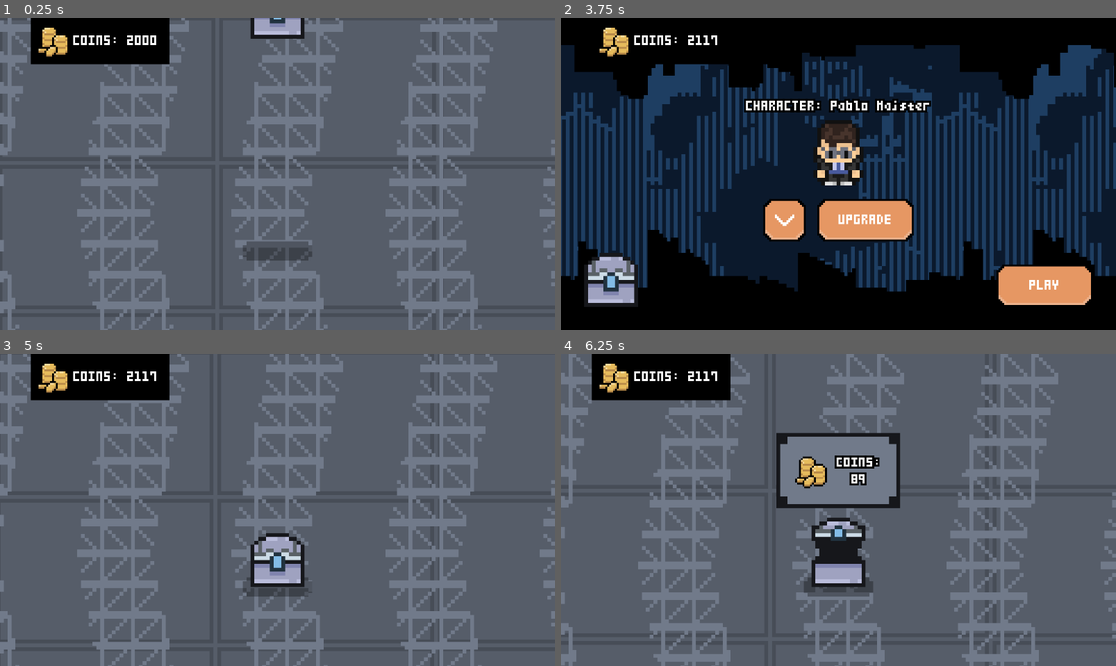
Above: before the commit, frames 1-4 (two rows, left to right).
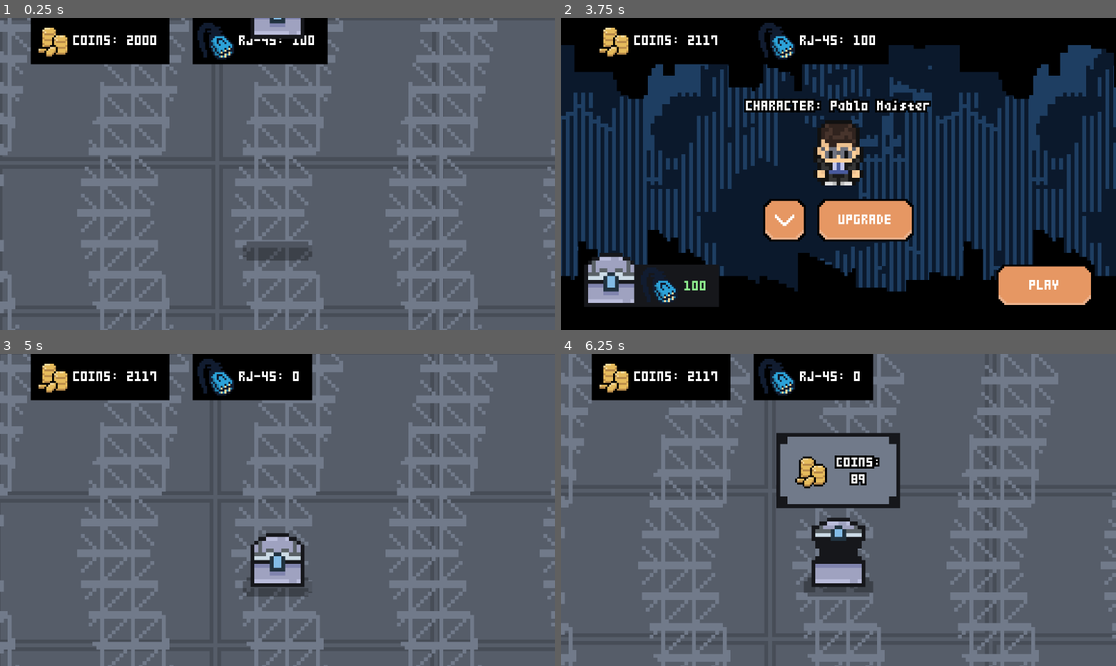
Above: after the commit, the same moments.

Repository: ppaluchowski64/SCI-Stars
Game: Godot game, scene res://scenes/loot_box.tscn
Same seed, same stepped clock (60 frames per second), same inputs: the game is played once before the commit and once after it. This scene is started directly instead of the project's main scene.
Inputs (mouse positions are in pixels of both pictures, inside the frame that each line leads up to):
- Up to frame 1 (0.25 s): no input
- Up to frame 2 (3.75 s): move the mouse to (960, 158) at 0.52 s; hold D (right) 0.53-1.28 s; click (960, 158) at 0.6 s; move the mouse to (727, 189) at 1.27 s; hold S (down) 1.28-2.03 s; right-click (727, 189) at 1.35 s; move the mouse to (894, 105) at 2.02 s; hold D (right) 2.03-2.78 s; click (894, 105) at 2.1 s; move the mouse to (810, 236) at 2.77 s; hold W (up) 2.78-3.53 s; right-click (810, 236) at 2.85 s; move the mouse to (1005, 220) at 3.52 s; hold A (left) from 3.53 s (still down); click (1005, 220) at 3.6 s
- Up to frame 3 (5 s): release A (left) at 4.25 s; click (49, 616) at 4.25 s
- Up to frame 4 (6.25 s): move the mouse to (672, 463) at 5.02 s; hold A (left) 5.03-5.78 s; right-click (672, 463) at 5.1 s; move the mouse to (866, 510) at 5.77 s; hold S (down) from 5.78 s (still down); click (866, 510) at 5.85 s

The runs differ from the first frame. In frame 1, 3.0% of the frame differs, in the area x 34-60%, y 0-15%; in frame 2, 3.1%; in frame 3, 3.2%, in the area x 34-57%, y 0-15%; in frame 4, 3.2%.

Commit message:
Add plugs currency, for acquiring loot boxes

Diff:
--- a/game/project.godot
+++ b/game/project.godot
@@ -59,6 +59,16 @@
 "events": [Object(InputEventMouseButton,"resource_local_to_scene":false,"resource_name":"","device":-1,"window_id":0,"a …(257 unchanged characters)…
 ]
 }
+debug_1={
+"deadzone": 0.5,
+"events": [Object(InputEventKey,"resource_local_to_scene":false,"resource_name":"","device":-1,"window_id":0,"alt_pressed":false,"shift_pressed":false,"ctrl_pressed":true,"meta_pressed":false,"pressed":false,"keycode":0,"physical_keycode":49,"key_label":0,"unicode":0,"location":0,"echo":false,"script":null)
+]
+}
+debug_2={
+"deadzone": 0.5,
+"events": [Object(InputEventKey,"resource_local_to_scene":false,"resource_name":"","device":-1,"window_id":0,"alt_pressed":false,"shift_pressed":false,"ctrl_pressed":true,"meta_pressed":false,"pressed":false,"keycode":0,"physical_keycode":50,"key_label":0,"unicode":0,"location":0,"echo":false,"script":null)
+]
+}
 
 [rendering]
 
--- a/game/scenes/battle.tscn
+++ b/game/scenes/battle.tscn
@@ -473,7 +473,7 @@
 [node name="Battle" type="Node2D"]
 script = ExtResource("1_f75g0")
 
-[node name="Camera2D" type="Camera2D" parent="." node_paths=PackedStringArray("players")]
+[node name="Camera2D" type="Camera2D" parent="." node_paths=PackedStringArray("players") groups=["camera"]]
 script = ExtResource("3_m8bpv")
 players = NodePath("../Players")
 
@@ -662,7 +662,7 @@
 anchor_bottom = 0.5
 offset_left = 64.0
 offset_top = -180.0
-offset_right = 304.0
+offset_right = 323.0
 offset_bottom = 180.0
 grow_vertical = 2
 size_flags_horizontal = 0
@@ -681,6 +681,50 @@
 size_flags_vertical = 0
 theme = SubResource("Theme_yve2r")
 text = "Rank: -"
+metadata/_edit_use_anchors_ = true
+
+[node name="Kills" type="Node2D" parent="EndScreen/ColorRect"]
+position = Vector2(24, 80)
+scale = Vector2(4, 4)
+
+[node name="Label" type="Label" parent="EndScreen/ColorRect/Kills"]
+material = SubResource("ShaderMaterial_bs0a1")
+offset_right = 28.0
+offset_bottom = 6.0
+size_flags_horizontal = 0
+size_flags_vertical = 0
+theme = SubResource("Theme_yve2r")
+text = "Kills: -"
+metadata/_edit_use_anchors_ = true
+
+[node name="Bonus" type="Node2D" parent="EndScreen/ColorRect"]
+position = Vector2(24, 136)
+scale = Vector2(4, 4)
+
+[node name="Label" type="Label" parent="EndScreen/ColorRect/Bonus"]
+material = SubResource("ShaderMaterial_bs0a1")
+offset_right = 28.0
+offset_bottom = 6.0
+size_flags_horizontal = 0
+size_flags_vertical = 0
+theme = SubResource("Theme_yve2r")
+text = "Top placement
+bonus: -"
+metadata/_edit_use_anchors_ = true
+
+[node name="Tokens" type="Node2D" parent="EndScreen/ColorRect"]
+position = Vector2(24, 280)
+scale = Vector2(4, 4)
+
+[node name="Label" type="Label" parent="EndScreen/ColorRect/Tokens"]
+material = SubResource("ShaderMaterial_bs0a1")
+offset_right = 28.0
+offset_bottom = 6.0
+size_flags_horizontal = 0
+size_flags_vertical = 0
+theme = SubResource("Theme_yve2r")
+text = "Total plugs:
+-"
 metadata/_edit_use_anchors_ = true
 
 [node name="AnimationPlayer" type="AnimationPlayer" parent="EndScreen"]
--- a/game/scenes/lobby.tscn
+++ b/game/scenes/lobby.tscn
@@ -13,8 +13,13 @@
 [ext_resource type="PackedScene" uid="uid://osklob3vwxx3" path="res://scenes/upgrade.tscn" id="10_say53"]
 [ext_resource type="Texture2D" uid="uid://byalpowexrkof" path="res://graphics/characters/jackflower/player.png" id="11_m1sns"]
 [ext_resource type="Texture2D" uid="uid://cm26og86ytcnc" path="res://graphics/UI/icons/money.png" id="11_uejoe"]
+[ext_resource type="Texture2D" uid="uid://dptmt2ajlx2jf" path="res://graphics/UI/icons/connector.png" id="14_q6qq2"]
 
 [sub_resource type="Theme" id="Theme_6pyji"]
+default_font = ExtResource("4_358r0")
+default_font_size = 20
+
+[sub_resource type="Theme" id="Theme_q6qq2"]
 default_font = ExtResource("4_358r0")
 default_font_size = 20
 
@@ -136,7 +141,33 @@
 size_flags_horizontal = 0
 size_flags_vertical = 8
 
-[node name="Sprite2D" type="Sprite2D" parent="UserInterface/MarginContainer/LootBox"]
+[node name="ColorRect" type="ColorRect" parent="UserInterface/MarginContainer/LootBox"]
+layout_mode = 1
+anchors_preset = 2
+anchor_top = 1.0
+anchor_bottom = 1.0
+offset_top = -88.0
+offset_right = 280.0
+grow_vertical = 0
+color = Color(0.0862745, 0.0901961, 0.105882, 1)
+
+[node name="Label" type="Label" parent="UserInterface/MarginContainer/LootBox"]
+layout_mode = 0
+offset_left = 208.0
+offset_top = -54.0
+offset_right = 256.0
+offset_bottom = -30.0
+theme = SubResource("Theme_q6qq2")
+text = "100"
+vertical_alignment = 1
+metadata/_edit_use_anchors_ = true
+
+[node name="TokenSprite" type="Sprite2D" parent="UserInterface/MarginContainer/LootBox"]
+position = Vector2(156, -44)
+scale = Vector2(4, 4)
+texture = ExtResource("14_q6qq2")
+
+[node name="BoxSprite" type="Sprite2D" parent="UserInterface/MarginContainer/LootBox"]
 scale = Vector2(8, 8)
 texture = ExtResource("6_dyhay")
 offset = Vector2(7, -9)
@@ -588,22 +619,26 @@
 
 [node name="ReasourcesInterface" type="CanvasLayer" parent="."]
 
-[node name="CoinsContainer" type="PanelContainer" parent="ReasourcesInterface"]
+[node name="HBoxContainer" type="HBoxContainer" parent="ReasourcesInterface"]
 offset_left = 64.0
-offset_right = 336.0
+offset_right = 688.0
 offset_bottom = 96.0
-
-[node name="ColorRect" type="ColorRect" parent="ReasourcesInterface/CoinsContainer"]
+theme_override_constants/separation = 48
+
+[node name="CoinsContainer" type="PanelContainer" parent="ReasourcesInterface/HBoxContainer"]
+layout_mode = 2
+
+[node name="ColorRect" type="ColorRect" parent="ReasourcesInterface/HBoxContainer/CoinsContainer"]
 layout_mode = 2
 size_flags_horizontal = 3
 color = Color(0, 0, 0, 1)
 
-[node name="Sprite2D" type="Sprite2D" parent="ReasourcesInterface/CoinsContainer"]
+[node name="Sprite2D" type="Sprite2D" parent="ReasourcesInterface/HBoxContainer/CoinsContainer"]
 position = Vector2(48, 48)
 scale = Vector2(4, 4)
 texture = ExtResource("11_uejoe")
 
-[node name="MarginContainer" type="MarginContainer" parent="ReasourcesInterface/CoinsContainer"]
+[node name="MarginContainer" type="MarginContainer" parent="ReasourcesInterface/HBoxContainer/CoinsContainer"]
 custom_minimum_size = Vector2(0, 96)
 layout_mode = 2
 theme_override_constants/margin_left = 88
@@ -611,10 +646,38 @@
 theme_override_constants/margin_right = 24
 theme_override_constants/margin_bottom = 24
 
-[node name="Label" type="Label" parent="ReasourcesInterface/CoinsContainer/MarginContainer"]
+[node name="Label" type="Label" parent="ReasourcesInterface/HBoxContainer/CoinsContainer/MarginContainer"]
 layout_mode = 2
 theme = SubResource("Theme_ut2vl")
 text = "COINS: 2000"
+vertical_alignment = 1
+metadata/_edit_use_anchors_ = true
+
+[node name="TokensContainer" type="PanelContainer" parent="ReasourcesInterface/HBoxContainer"]
+layout_mode = 2
+
+[node name="ColorRect" type="ColorRect" parent="ReasourcesInterface/HBoxContainer/TokensContainer"]
+layout_mode = 2
+size_flags_horizontal = 3
+color = Color(0, 0, 0, 1)
+
+[node name="Sprite2D" type="Sprite2D" parent="ReasourcesInterface/HBoxContainer/TokensContainer"]
+position = Vector2(48, 48)
+scale = Vector2(4, 4)
+texture = ExtResource("14_q6qq2")
+
+[node name="MarginContainer" type="MarginContainer" parent="ReasourcesInterface/HBoxContainer/TokensContainer"]
+custom_minimum_size = Vector2(0, 96)
+layout_mode = 2
+theme_override_constants/margin_left = 96
+theme_override_constants/margin_top = 24
+theme_override_constants/margin_right = 24
+theme_override_constants/margin_bottom = 24
+
+[node name="Label" type="Label" parent="ReasourcesInterface/HBoxContainer/TokensContainer/MarginContainer"]
+layout_mode = 2
+theme = SubResource("Theme_ut2vl")
+text = "PLUGS: 100"
 vertical_alignment = 1
 metadata/_edit_use_anchors_ = true
 
--- a/game/scenes/loot_box.tscn
+++ b/game/scenes/loot_box.tscn
@@ -6,6 +6,7 @@
 [ext_resource type="Texture2D" uid="uid://obn3lprv716v" path="res://graphics/misc/box_shadow.png" id="3_xkvc1"]
 [ext_resource type="Texture2D" uid="uid://cm26og86ytcnc" path="res://graphics/UI/icons/money.png" id="5_ie58p"]
 [ext_resource type="FontFile" uid="uid://6w8leq531kr1" path="res://fonts/TeenyTinyPixls-o2zo.ttf" id="6_rbqgs"]
+[ext_resource type="Texture2D" uid="uid://dptmt2ajlx2jf" path="res://graphics/UI/icons/connector.png" id="7_rbqgs"]
 
 [sub_resource type="StyleBoxFlat" id="StyleBoxFlat_i2dow"]
 draw_center = false
@@ -241,22 +242,26 @@
 
 [node name="ReasourcesInterface" type="CanvasLayer" parent="."]
 
-[node name="CoinsContainer" type="PanelContainer" parent="ReasourcesInterface"]
+[node name="HBoxContainer" type="HBoxContainer" parent="ReasourcesInterface"]
 offset_left = 64.0
-offset_right = 336.0
+offset_right = 688.0
 offset_bottom = 96.0
-
-[node name="ColorRect" type="ColorRect" parent="ReasourcesInterface/CoinsContainer"]
+theme_override_constants/separation = 48
+
+[node name="CoinsContainer" type="PanelContainer" parent="ReasourcesInterface/HBoxContainer"]
+layout_mode = 2
+
+[node name="ColorRect" type="ColorRect" parent="ReasourcesInterface/HBoxContainer/CoinsContainer"]
 layout_mode = 2
 size_flags_horizontal = 3
 color = Color(0, 0, 0, 1)
 
-[node name="Sprite2D" type="Sprite2D" parent="ReasourcesInterface/CoinsContainer"]
+[node name="Sprite2D" type="Sprite2D" parent="ReasourcesInterface/HBoxContainer/CoinsContainer"]
 position = Vector2(48, 48)
 scale = Vector2(4, 4)
 texture = ExtResource("5_ie58p")
 
-[node name="MarginContainer" type="MarginContainer" parent="ReasourcesInterface/CoinsContainer"]
+[node name="MarginContainer" type="MarginContainer" parent="ReasourcesInterface/HBoxContainer/CoinsContainer"]
 custom_minimum_size = Vector2(0, 96)
 layout_mode = 2
 theme_override_constants/margin_left = 88
@@ -264,9 +269,37 @@
 theme_override_constants/margin_right = 24
 theme_override_constants/margin_bottom = 24
 
-[node name="Label" type="Label" parent="ReasourcesInterface/CoinsContainer/MarginContainer"]
+[node name="Label" type="Label" parent="ReasourcesInterface/HBoxContainer/CoinsContainer/MarginContainer"]
 layout_mode = 2
 theme = SubResource("Theme_rm6d6")
 text = "COINS: 2000"
 vertical_alignment = 1
 metadata/_edit_use_anchors_ = true
+
+[node name="TokensContainer" type="PanelContainer" parent="ReasourcesInterface/HBoxContainer"]
+layout_mode = 2
+
+[node name="ColorRect" type="ColorRect" parent="ReasourcesInterface/HBoxContainer/TokensContainer"]
+layout_mode = 2
+size_flags_horizontal = 3
+color = Color(0, 0, 0, 1)
+
+[node name="Sprite2D" type="Sprite2D" parent="ReasourcesInterface/HBoxContainer/TokensContainer"]
+position = Vector2(48, 48)
+scale = Vector2(4, 4)
+texture = ExtResource("7_rbqgs")
+
+[node name="MarginContainer" type="MarginContainer" parent="ReasourcesInterface/HBoxContainer/TokensContainer"]
+custom_minimum_size = Vector2(0, 96)
+layout_mode = 2
+theme_override_constants/margin_left = 96
+theme_override_constants/margin_top = 24
+theme_override_constants/margin_right = 24
+theme_override_constants/margin_bottom = 24
+
+[node name="Label" type="Label" parent="ReasourcesInterface/HBoxContainer/TokensContainer/MarginContainer"]
+layout_mode = 2
+theme = SubResource("Theme_rm6d6")
+text = "PLUGS: 100"
+vertical_alignment = 1
+metadata/_edit_use_anchors_ = true
--- a/game/scenes/loot_box_drop.tscn
+++ b/game/scenes/loot_box_drop.tscn
@@ -17,6 +17,33 @@
 [sub_resource type="Theme" id="Theme_q1g23"]
 default_font = ExtResource("3_g2ill")
 default_font_size = 5
+
+[sub_resource type="Animation" id="Animation_6wv8w"]
+length = 0.001
+tracks/0/type = "value"
+tracks/0/imported = false
+tracks/0/enabled = true
+tracks/0/path = NodePath(".:scale")
+tracks/0/interp = 1
+tracks/0/loop_wrap = true
+tracks/0/keys = {
+"times": PackedFloat32Array(0),
+"transitions": PackedFloat32Array(1),
+"update": 0,
+"values": [Vector2(1, 1)]
+}
+tracks/1/type = "value"
+tracks/1/imported = false
+tracks/1/enabled = true
+tracks/1/path = NodePath("SpriteParent/CPUParticles2D:scale_amount_max")
+tracks/1/interp = 1
+tracks/1/loop_wrap = true
+tracks/1/keys = {
+"times": PackedFloat32Array(0),
+"transitions": PackedFloat32Array(1),
+"update": 0,
+"values": [12.0]
+}
 
 [sub_resource type="Animation" id="Animation_g2ill"]
 resource_name = "drop"
@@ -59,33 +86,6 @@
 "transitions": PackedFloat32Array(1, 1),
 "update": 0,
 "values": [0.0, 12.0]
-}
-
-[sub_resource type="Animation" id="Animation_6wv8w"]
-length = 0.001
-tracks/0/type = "value"
-tracks/0/imported = false
-tracks/0/enabled = true
-tracks/0/path = NodePath(".:scale")
-tracks/0/interp = 1
-tracks/0/loop_wrap = true
-tracks/0/keys = {
-"times": PackedFloat32Array(0),
-"transitions": PackedFloat32Array(1),
-"update": 0,
-"values": [Vector2(1, 1)]
-}
-tracks/1/type = "value"
-tracks/1/imported = false
-tracks/1/enabled = true
-tracks/1/path = NodePath("SpriteParent/CPUParticles2D:scale_amount_max")
-tracks/1/interp = 1
-tracks/1/loop_wrap = true
-tracks/1/keys = {
-"times": PackedFloat32Array(0),
-"transitions": PackedFloat32Array(1),
-"update": 0,
-"values": [12.0]
 }
 
 [sub_resource type="AnimationLibrary" id="AnimationLibrary_q1g23"]
--- a/game/scripts/battle_manager.gd
+++ b/game/scripts/battle_manager.gd
@@ -5,9 +5,17 @@
 @onready var ui = $UserInterface
 @onready var players = $Players
 @onready var camera = $Camera2D
+
 @onready var end_screen = $EndScreen
 @onready var end_screen_animation = $EndScreen/AnimationPlayer
 
+@onready var end_screen_rank_label = $EndScreen/ColorRect/Rank/Label
+@onready var end_screen_kills_label = $EndScreen/ColorRect/Kills/Label
+@onready var end_screen_bonus_label = $EndScreen/ColorRect/Bonus/Label
+@onready var end_screen_tokens_label = $EndScreen/ColorRect/Tokens/Label
+
+var main_player: Node
+var player_count: int = 8
 var next_free_player_id = 0
 
 func block_player_controls(value: bool):
@@ -31,9 +39,11 @@
 	return player
 
 func _update_player_count() -> void:
-	ui.update_player_count()
+	player_count -= 1
 
-	if players.get_child_count() <= 2:
+	ui.update_player_count(player_count)
+
+	if player_count <= 1 or main_player.is_dead:
 		end_game()
 
 func get_exclusive_player_id() -> int:
@@ -46,7 +56,6 @@
 		Vector2(680, -680), Vector2(680, 680), Vector2(-680, 680), Vector2(-680, -680)
 	]
 
-	var main_player: Node
 	var main_player_id: int = randi_range(0, 7)
 	var i: int = 0
 
@@ -66,8 +75,20 @@
 	ui.main_player = main_player
 
 func end_game() -> void:
-	for player in players.get_children():
-		player.block_controls = true
+	main_player.block_controls = true
+
+	var rank = player_count + 1 if main_player.is_dead else 1
+	var kills = main_player.kills
+	var bonus = 1.2 if rank <= 3 else 1.0
+
+	var tokens = floori(((9 - rank) * 4 + kills * 8) * bonus)
+
+	PlayerData.tokens += tokens
+
+	end_screen_rank_label.text = "Rank: " + str(rank)
+	end_screen_kills_label.text = "Kills: " + str(kills)
+	end_screen_bonus_label.text = "Top placement\nbonus: " + str(roundi((bonus - 1) * 100)) + "%"
+	end_screen_tokens_label.text = "Total plugs:\n" + str(tokens)
 
 	end_screen.visible = true
 	end_screen_animation.play("enter")
--- a/game/scripts/lobby.gd
+++ b/game/scripts/lobby.gd
@@ -5,10 +5,13 @@
 @onready var upgrade_interface: CanvasLayer = $UpgradeInterface
 @onready var character_select_interface: CanvasLayer = $CharacterSelectInterface
 @onready var upgrade_parent: HBoxContainer = $UpgradeInterface/Buttons
-@onready var money_label: Label = $ReasourcesInterface/CoinsContainer/MarginContainer/Label
+@onready var money_label: Label = $ReasourcesInterface/HBoxContainer/CoinsContainer/MarginContainer/Label
 
 @onready var character_sprite: Sprite2D = $UserInterface/CharacterContainer/SpriteParent/Sprite2D
 @onready var character_label: Label = $UserInterface/CharacterContainer/CharacterLabel/LabelParent/Label
+
+@onready var tokens_label: Label = $ReasourcesInterface/HBoxContainer/TokensContainer/MarginContainer/Label
+@onready var loot_box_label: Label = $UserInterface/MarginContainer/LootBox/Label
 
 func update_upgrades() -> void:
 	for upgrade in upgrade_parent.get_children():
@@ -39,6 +42,12 @@
 	update_selected_character()
 
 	money_label.text = "COINS: " + str(int(PlayerData.money))
+	tokens_label.text = "RJ-45: " + str(int(PlayerData.tokens))
+
+	if PlayerData.tokens >= 100:
+		loot_box_label.theme.set_color("font_color", "Label", Color("#8DEB8D"))
+	else:
+		loot_box_label.theme.set_color("font_color", "Label", Color("#EB8D8B"))
 
 func _on_button_play_button_down() -> void:
 	get_tree().call_deferred("change_scene_to_file", "res://scenes/battle.tscn")
@@ -69,4 +78,6 @@
 	update_upgrades()
 
 func _on_button_loot_box_button_down() -> void:
-	get_tree().call_deferred("change_scene_to_file", "res://scenes/loot_box.tscn")
+	if PlayerData.tokens >= 100:
+		PlayerData.tokens -= 100
+		get_tree().call_deferred("change_scene_to_file", "res://scenes/loot_box.tscn")
--- a/game/scripts/loot_box.gd
+++ b/game/scripts/loot_box.gd
@@ -4,10 +4,12 @@
 
 @onready var animation: AnimationPlayer = $ContentLayer/AnimationPlayer
 @onready var content: CanvasLayer = $ContentLayer
-@onready var coins_label: Label = $ReasourcesInterface/CoinsContainer/MarginContainer/Label
+@onready var coins_label: Label = $ReasourcesInterface/HBoxContainer/CoinsContainer/MarginContainer/Label
 
 @onready var coins_tween: Tween
 var coins_tween_dummy: bool = true
+
+@onready var tokens_label: Label = $ReasourcesInterface/HBoxContainer/TokensContainer/MarginContainer/Label
 
 @export var block_click: bool = true
 
@@ -16,6 +18,7 @@
 
 func _ready() -> void:
 	coins_label.text = "COINS: " + str(int(PlayerData.money))
+	tokens_label.text = "RJ-45: " + str(int(PlayerData.tokens))
 
 func _process(_delta: float) -> void:
 	if Input.is_action_just_pressed("ui_click") and not block_click:
--- a/game/scripts/player.gd
+++ b/game/scripts/player.gd
@@ -37,10 +37,12 @@
 var ammo: float = 3.0
 var reload_speed: float = 0.75
 var super_charge: float = 0.0
+var kills: int = 0
 
 # Other
 var block_controls: bool = true
 var is_main_player: bool = false
+var is_dead: bool = false
 
 func rad_to_double_dir(angle: float) -> Array:
 	if angle < 0:
@@ -69,10 +71,16 @@
 	healthbar_fill.size.x = lerp(healthbar_fill.size.x, health / max_health * 56, Const.STATUS_BAR_SMOOTHNESS)
 	ammobar_fill.size.x = lerp(ammobar_fill.size.x, ammo / 3 * 56, Const.STATUS_BAR_SMOOTHNESS)
 
-func take_damage(damage: int) -> void:
+func take_damage(damage: int, hitter: Node = null) -> void:
 	health -= damage
 
 	if health <= 0:
+		is_dead = true
+
+		if hitter:
+			get_tree().get_first_node_in_group("camera").target = hitter
+			hitter.kills += 1
+
 		emit_signal("update_player_count")
 		queue_free()
 
@@ -172,6 +180,14 @@
 		move()
 		shoot(delta)
 
+		# DEBUG PURPOSES
+		if Input.is_action_just_pressed("debug_1"):
+			take_damage(9999, get_parent().get_children().pick_random())
+		elif Input.is_action_just_pressed("debug_2"):
+			for player in get_parent().get_children():
+				if player != self:
+					player.take_damage(9999)
+
 	animate(delta)
 	update_ui()
 
--- a/game/scripts/player_data.gd
+++ b/game/scripts/player_data.gd
@@ -1,6 +1,7 @@
 extends Node
 
 var money: float = 2000.0
+var tokens: float = 100.0
 
 class Stat:
 	var base_cost: float
--- a/game/scripts/projectile.gd
+++ b/game/scripts/projectile.gd
@@ -40,7 +40,7 @@
 	if travelled >= spawn_immunity:
 		if body.is_in_group("player"):
 			if body.id != player_id:
-				body.take_damage(damage)
+				body.take_damage(damage, parent)
 				parent.super_charge = min(parent.super_charge + 0.15, 1.0)
 				destroy()
 
--- a/game/scripts/user_interface.gd
+++ b/game/scripts/user_interface.gd
@@ -14,8 +14,8 @@
 var superbar_icon_modulate: float = 0.3
 var last_player_super_charge: float = 0.0
 
-func update_player_count() -> void:
-	player_count.text = "Players left: %s" % (players.get_child_count() - 1)
+func update_player_count(count: int) -> void:
+	player_count.text = "Players left: %s" % count
 
 func _process(_delta: float) -> void:
 	if main_player:
Binary file added: game/graphics/UI/icons/connector.png
Not shown, added: game/graphics/UI/icons/connector.png.import
Not shown: 1 places in game/scenes/lobby.tscn that only renumber resources
Not shown: 1 places in game/scenes/loot_box.tscn that only renumber resources
